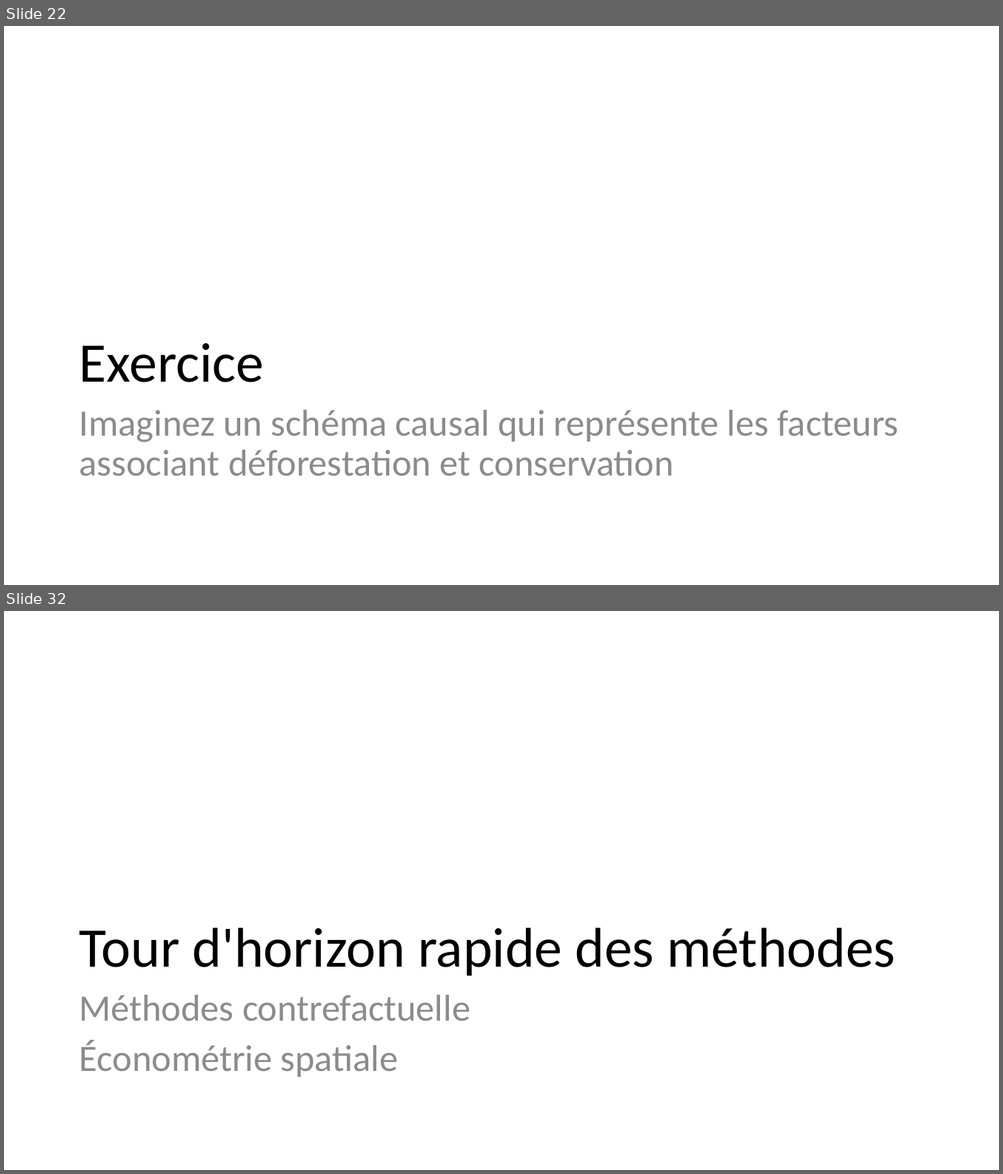
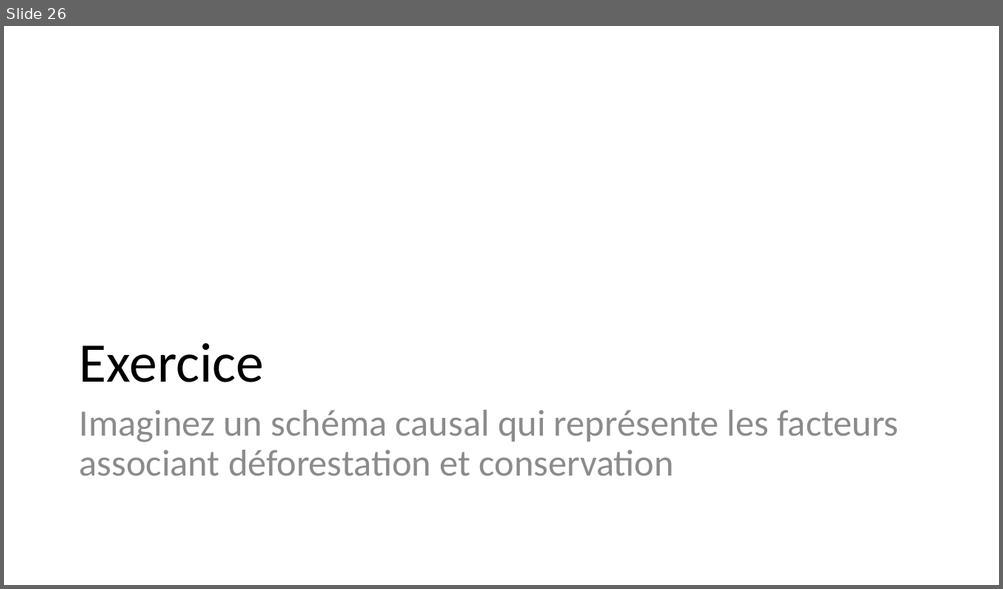
Before and after one commit to BETSAKA/statcap_impact_training, a slide deck: slides/fr/Jour 1_Introduction_Fondamentaux.pptx. Shown one above the other, each under a label of ours: slides 22 and 32 before the commit, slide 26 after it; the slides between them are not shown. The pictures are 1003x1174 and 1003x589 pixels, drawn with LibreOffice and Linux fonts; fonts in the diff are those of the drawing. Boxes give left, top, right and bottom in pixels: in the first picture for what was removed or moved away, otherwise in the second. Text is boxed around its words. In the diff, an @@ line names an element or a change of style, - is before the commit and + after.

```diff
--- a/slides/fr/Jour 1_Introduction_Fondamentaux.pptx
+++ b/slides/fr/Jour 1_Introduction_Fondamentaux.pptx
@@ slide 32 removed at bbox=[4, 611, 999, 1170], background #FFFFFF @@
@@ title removed at bbox=[79, 928, 895, 977] @@
-Tour d'horizon rapide des méthodes
@@ text removed at bbox=[79, 995, 470, 1077] @@
-Méthodes contrefactuelle
-Économétrie spatiale
@@ what was slide 22 is now slide 26 @@
```
Also in this commit, not shown: 4 slides changed, 4 slides added, 17 other slides removed, 3 other files.
